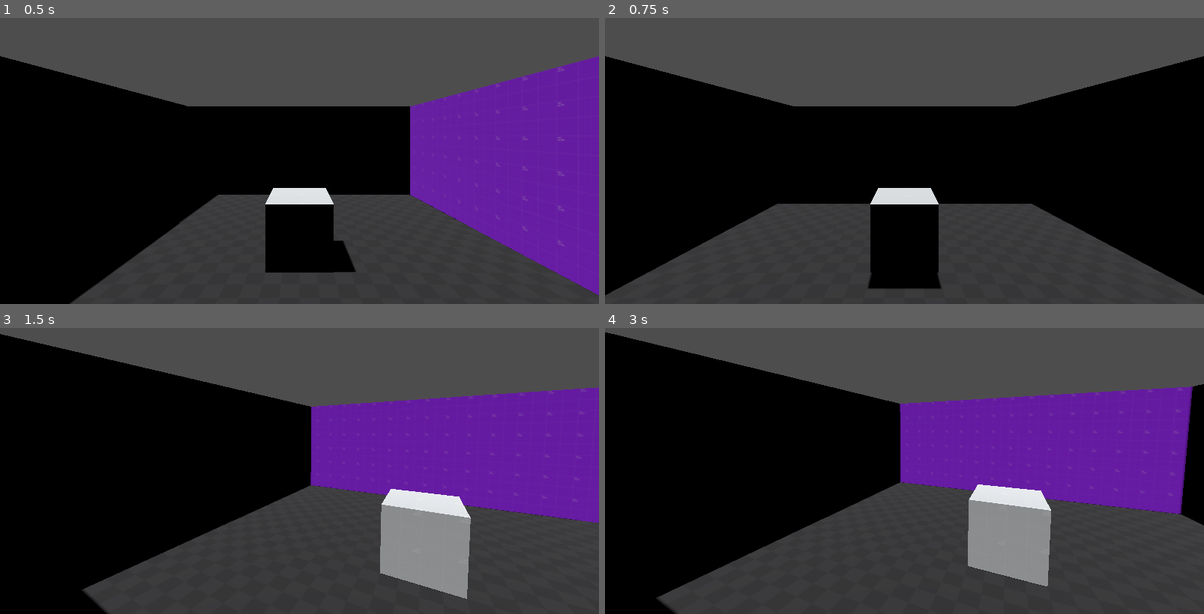
Above: before the commit, frames 1-4 (two rows, left to right).
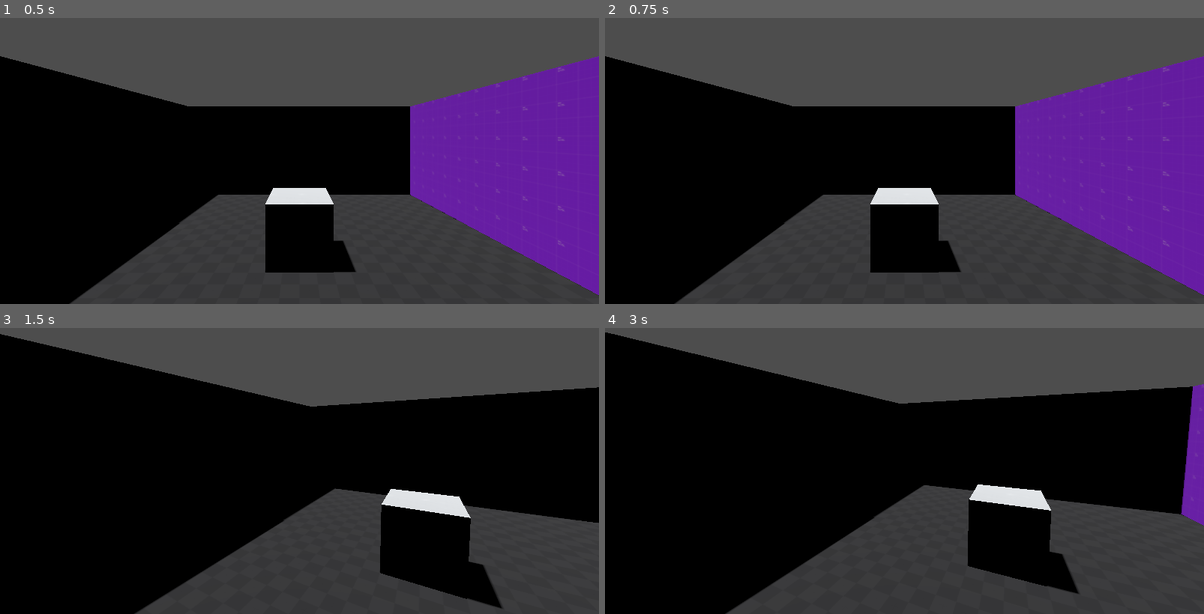
Above: after the commit, the same moments.

Repository: abaker-skudlarek/TMDG_Godot
Game: Godot game, scene res://Scenes/Main/main.tscn
The game is run twice, just before and just after one commit, with the same random seed, the same clock (stepped at 60 frames per second) and the same inputs.
Inputs (mouse positions are in pixels of both pictures, inside the frame that each line leads up to):
- Up to frame 1 (0.5 s): no input
- Up to frame 2 (0.75 s): tap Enter at 0.5 s; move the mouse to (1036, 118) at 0.52 s; hold E (next_camera) from 0.53 s (still down); click (1036, 118) at 0.67 s
- Up to frame 3 (1.5 s): tap Q (previous_camera) at 0.8, 1.35 s; tap Space at 1.25 s; move the mouse to (269, 448) at 1.27 s; release E (next_camera) at 1.28 s
- Up to frame 4 (3 s): tap E (next_camera) at 1.55 s; tap Enter at 2 s; move the mouse to (916, 439) at 2.02 s; hold E (next_camera) 2.03-2.78 s; tap Q (previous_camera) at 2.3, 2.85 s; tap Space at 2.75 s; move the mouse to (898, 450) at 2.77 s

Frame 1 is identical in both runs. In frame 2, 23% of the frame differs, in the area x 0-100%, y 13-100%; in frame 3, 27%; in frame 4, 27%, in the area x 8-100%, y 19-100%.
Error after the commit: Parse Error: Expected indented block after "if" block. (res://Scenes/Agent/agent.gd:34)

Commit message:
partial commit

Diff:
--- a/Scenes/Agent/agent.gd
+++ b/Scenes/Agent/agent.gd
@@ -1 +1,36 @@
 extends Node3D
+
+var cameras_in_level: Array
+var current_camera_index: int = 0
+
+
+func _ready() -> void:
+    # TODO: May want to have the thing spawning the levels checking this, not a player
+    var levels := get_tree().get_nodes_in_group("level")
+    assert(levels.size() == 1, "The number of levels {%s} in the main scene != 1" %levels.size())
+
+    cameras_in_level = levels[0].cameras
+    print_debug(cameras_in_level)
+    cameras_in_level[current_camera_index].camera.current = true  # Set the first camera to be on by default
+
+
+
+func _unhandled_key_input(event: InputEvent) -> void:
+    if event.is_action_pressed("next_camera"):
+        switch_to_next_camera()
+    elif event.is_action_pressed("previous_camera"):
+        switch_to_previous_camera()
+
+
+func switch_to_next_camera() -> void:
+    current_camera_index += 1
+    if current_camera_index >= cameras_in_level.size():
+        current_camera_index = 0
+    cameras_in_level[current_camera_index].camera.current = true
+
+
+func switch_to_previous_camera() -> void:
+    current_camera_index -= 1
+    if current_camera_index < 0:
+    current_camera_index = cameras_in_level.size() - 1
+    cameras_in_level[current_camera_index].camera.current = true
--- a/Scenes/Levels/LevelTest/level_test.gd
+++ b/Scenes/Levels/LevelTest/level_test.gd
@@ -1,31 +1,3 @@
 extends Node3D
 
 @export var cameras: Array[Node] = []
-
-var current_camera_index: int = 0
-
-func _ready() -> void:
-	cameras[current_camera_index].camera.current = true  # Set the first camera to be on by default
-
-
-func _unhandled_key_input(event: InputEvent) -> void:
-	if event.is_action_pressed("next_camera"):
-		switch_to_next_camera()
-	elif event.is_action_pressed("previous_camera"):
-		switch_to_previous_camera()
-
-
-func switch_to_next_camera() -> void:
-	current_camera_index += 1
-	if current_camera_index >= cameras.size():
-		current_camera_index = 0
-	cameras[current_camera_index].camera.current = true
-	print(current_camera_index)
-
-
-func switch_to_previous_camera() -> void:
-	current_camera_index -= 1
-	if current_camera_index < 0:
-		current_camera_index = cameras.size() - 1
-	cameras[current_camera_index].camera.current = true
-	print(current_camera_index)
--- a/Scenes/Levels/LevelTest/level_test.tscn
+++ b/Scenes/Levels/LevelTest/level_test.tscn
@@ -75,7 +75,7 @@
 [sub_resource type="ConcavePolygonShape3D" id="ConcavePolygonShape3D_ht6k3"]
 data = PackedVector3Array(-1, 1, 1, 1, 1, 1, -1, -1, 1, 1, 1, 1, 1, -1, 1, -1, -1, 1, 1, 1, -1, -1, 1, -1, 1, -1, -1, - …(284 unchanged characters)…
 
-[node name="LevelTest" type="Node3D" node_paths=PackedStringArray("cameras")]
+[node name="LevelTest" type="Node3D" node_paths=PackedStringArray("cameras") groups=["level"]]
 script = ExtResource("1_pwlpu")
 cameras = [NodePath("RedCamera"), NodePath("PurpleCamera"), NodePath("GreenCamera"), NodePath("OrangeCamera")]
 
--- /dev/null
+++ b/Scenes/Main/main.gd
@@ -0,0 +1,6 @@
+extends Node
+
+
+func _unhandled_key_input(event: InputEvent) -> void:
+	if event.is_action_pressed("quit"):
+		get_tree().quit()
--- a/Scenes/Main/main.tscn
+++ b/Scenes/Main/main.tscn
@@ -1,7 +1,12 @@
-[gd_scene load_steps=2 format=3 uid="uid://bunk2xwjarnn8"]
+[gd_scene load_steps=4 format=3 uid="uid://bunk2xwjarnn8"]
 
 [ext_resource type="PackedScene" uid="uid://cils1t7noq8op" path="res://Scenes/Levels/LevelTest/level_test.tscn" id="1_h0gl4"]
+[ext_resource type="Script" path="res://Scenes/Main/main.gd" id="1_p44f0"]
+[ext_resource type="PackedScene" uid="uid://dbseiv02ddm5f" path="res://Scenes/Agent/agent.tscn" id="2_eh2x6"]
 
 [node name="Main" type="Node"]
+script = ExtResource("1_p44f0")
+
+[node name="Agent" parent="." instance=ExtResource("2_eh2x6")]
 
 [node name="LevelTest" parent="." instance=ExtResource("1_h0gl4")]
--- a/project.godot
+++ b/project.godot
@@ -31,6 +31,10 @@
 "res://Scenes/": "orange"
 }
 
+[global_group]
+
+level=""
+
 [input]
 
 previous_camera={
@@ -43,3 +47,8 @@
 "events": [Object(InputEventKey,"resource_local_to_scene":false,"resource_name":"","device":-1,"window_id":0,"alt_press …(192 unchanged characters)…
 ]
 }
+quit={
+"deadzone": 0.5,
+"events": [Object(InputEventKey,"resource_local_to_scene":false,"resource_name":"","device":-1,"window_id":0,"alt_pressed":false,"shift_pressed":false,"ctrl_pressed":false,"meta_pressed":false,"pressed":false,"keycode":0,"physical_keycode":4194305,"key_label":0,"unicode":0,"location":0,"echo":false,"script":null)
+]
+}
